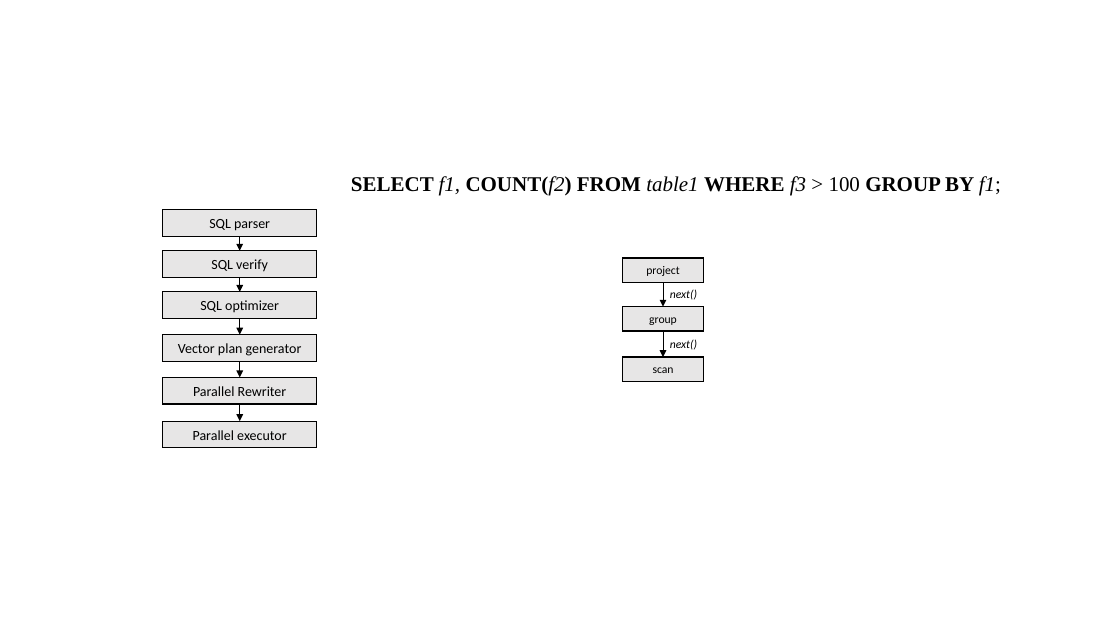
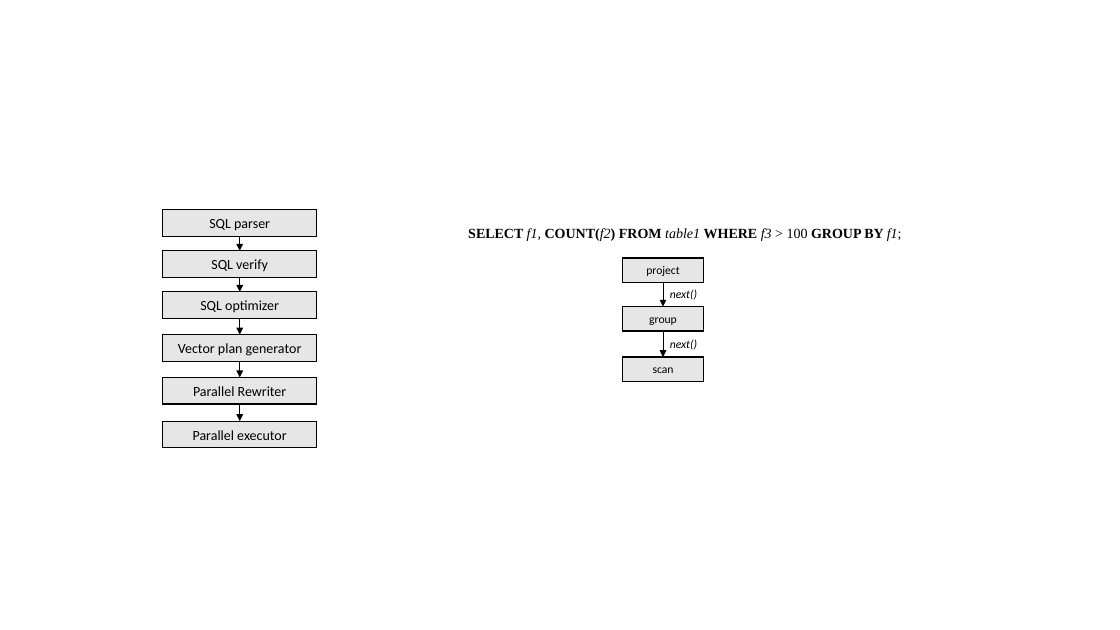
Before and after one commit to scott-zgeng/thor, a slide deck: slide 36 of doc/thor architecture.pptx (slide 37 before the commit). Drawn at 1120x630 pixels with LibreOffice and Linux fonts; fonts in the diff are those of the drawing. Boxes give left, top, right and bottom in pixels: in the first picture for what was removed or moved away, otherwise in the second. Text is boxed around its words. In the diff, an @@ line names an element or a change of style, - is before the commit and + after.

```diff
--- a/doc/thor architecture.pptx
+++ b/doc/thor architecture.pptx
@@ text "SELECT f1, COUNT(f2) FROM table1 ...": place and size @@
-text "SELECT f1, COUNT(f2) FROM table1 ..." at [351, 176, 1001, 196]
+text "SELECT f1, COUNT(f2) FROM table1 ..." at [468, 228, 902, 241]
@@ text "SELECT f1, COUNT(f2) FROM table1 ..." at [468, 228, 902, 241]: size 18 to 12 pt @@
```
Also in this commit, not shown: 2 other slides changed, 4 slides added, 1 slide removed, 1 other file.
